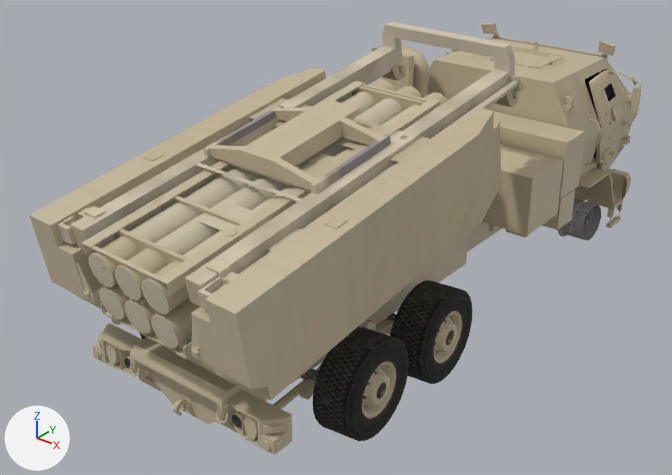
The glTF model src/models/m142-himars.glb: old version first, new version second.
The view is the same before and after, from a camera (50 mm lens) standing at (12.31, -18.28, 9.25) and looking at (-0.91, -1.75, -1.0). The lights are fixed; the arrows at lower left show +X, +Y and +Z. The picture after the commit comes second. Where no turn or scale is listed for an object, it has been applied to the vertices.

Script lines for the objects in view, before the commit:
```python
ob_bonnet_ok_material__147_0 = bpy.data.objects.new('bonnet_ok_Material #147_0', me_bonnet_ok_material__147_0)
ob_bonnet_ok_material__147_0.location = (0.0, 5.43, 2.23)
ob_chassis_material__147_0 = bpy.data.objects.new('chassis_Material #147_0', me_chassis_material__147_0)
ob_chassis_material__147_0.location = (-0.05, 0.2, -0.12)
ob_disc_low_3__________________0 = bpy.data.objects.new('Disc_low_3_����������������_0', me_disc_low_4__________________0)
ob_disc_low_3__________________0.parent = ob_disc_low_3
ob_disc_low_3__________________0.location = (3.433, 0.0, 0.132)
ob_disc_low_3__________________0.scale = (6.3, 6.3, 6.3)
ob_disc_low_4__________________0 = bpy.data.objects.new('Disc_low_4_����������������_0', me_disc_low_4__________________0)
ob_disc_low_4__________________0.parent = ob_disc_low_4
ob_disc_low_4__________________0.location = (3.433, 0.0, 0.132)
ob_disc_low_4__________________0.scale = (6.3, 6.3, 6.3)
ob_door_lf_ok_material__147_0 = bpy.data.objects.new('door_lf_ok_Material #147_0', me_door_lf_ok_material__147_0)
ob_door_lf_ok_material__147_0.location = (-2.68, 6.75, 0.43)
ob_door_rf_dam_material__147_0 = bpy.data.objects.new('door_rf_dam_Material #147_0', me_door_rf_dam_material__147_0)
ob_door_rf_dam_material__147_0.location = (2.6, 6.74, 0.43)
ob_misc_a__________________0 = bpy.data.objects.new('misc_a_����������������_0', me_misc_a__________________0)
ob_misc_a__________________0.location = (0.14, -3.95, 1.62)
ob_tire_low_5_default_0 = bpy.data.objects.new('Tire_low_5_Default_0', me_tire_low_5_default_0)
ob_tire_low_5_default_0.parent = ob_tire_low_5
ob_tire_low_5_default_0.location = (0.0, -0.0263, 0.0)
ob_tire_low_5_default_0.scale = (11.6, 11.6, 11.6)
# also in view: 'Disc2_low_2_Default_0' at (2.39, 5.56, -2.18); 'Tire_low_4_Default_0' at (2.45, -2.39, -2.18)
```
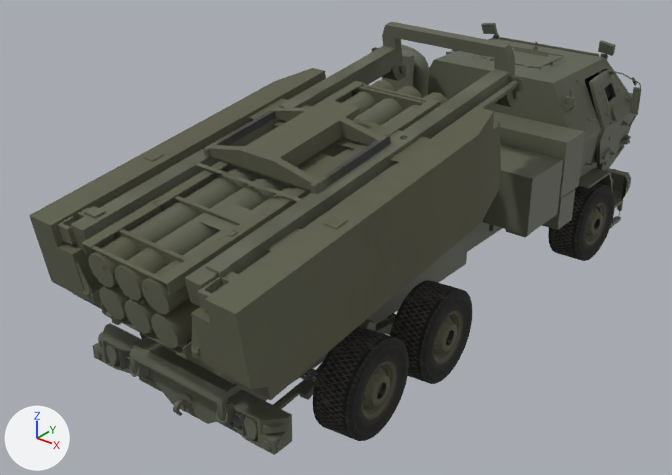
Boxes [x1, y1, x2, y2] around the edits, measured in the pictures (672 x 475 px):
```json
{"object": "misc_a_����������������_0", "change": "recoloured", "before": [29, 22, 524, 400], "after": [29, 22, 524, 400], "on screen": "darker"}
{"object": "chassis_Material #147_0", "change": "recoloured", "before": [93, 23, 635, 455], "after": [93, 23, 635, 455]}
{"object": "door_rf_dam_Material #147_0", "change": "recoloured", "before": [589, 70, 641, 170], "after": [589, 70, 641, 170], "on screen": "beige to greyish green"}
{"object": "Tire_low_3_Default_0", "change": "added", "after": [548, 183, 615, 261]}
{"object": "Disc_low_4_����������������_0", "change": "recoloured", "before": [362, 362, 396, 418], "after": [362, 362, 396, 418], "on screen": "darker"}
{"object": "Disc_low_3_����������������_0", "change": "recoloured", "before": [434, 311, 462, 363], "after": [434, 311, 462, 363], "on screen": "darker"}
{"object": "Disc_low_3_2_����������������_0", "change": "added", "after": [585, 203, 606, 244]}
{"object": "bonnet_ok_Material #147_0", "change": "recoloured", "before": [482, 51, 556, 68], "after": [482, 51, 556, 68], "on screen": "beige to greyish green"}
{"object": "door_lf_ok_Material #147_0", "change": "recoloured", "before": [446, 49, 458, 55], "after": [446, 49, 458, 55]}
```

Edits to the scene script, one JSON object a line:
```json
{"op": "add", "block": "mat_material_3", "code": "n3 = _N.new('ShaderNodeMix'); n3.name = 'Mix'"}
{"op": "add", "block": "mat_material_3", "code": "n3.data_type = 'RGBA'"}
{"op": "add", "block": "mat_material_3", "code": "n3.blend_type = 'MULTIPLY'"}
{"op": "add", "block": "mat_material_3", "code": "n3.inputs[0].default_value = 1.0  # 'Factor'"}
{"op": "add", "block": "mat_material_3", "code": "n3.inputs[7].default_value = (0.199, 0.237, 0.218, 1.0)  # 'B', grey #7b8681"}
{"block": "mat_material_3", "where": "n2 = _N.new('ShaderNodeTexImage'); n2.name = 'Image Texture'"}
{"block": "mat_material_3", "where": "n0 = _N.new('ShaderNodeBsdfPrincipled'); n0.name = 'Principled BSDF'"}
{"op": "remove", "block": "mat_material_3", "code": "_L.new(n2.outputs[0], n0.inputs[0])  # 'Color' to 'Base Color'"}
{"op": "add", "block": "mat_material_3", "code": "_L.new(n3.outputs[2], n0.inputs[0])  # 'Result' to 'Base Color'"}
{"op": "add", "block": "mat_material_3", "code": "_L.new(n2.outputs[0], n3.inputs[6])  # 'Color' to 'A'"}
{"op": "set", "path": "mat_material_147.base_color", "old": "(0.539, 0.456, 0.309)", "new": "(0.106, 0.114, 0.0781)", "note": "beige #c2b497 -> greyish green #5c5f4f"}
{"op": "add", "block": "ob_disc_low_3_2__________________0", "code": ["ob_disc_low_3_2__________________0 = bpy.data.objects.new('Disc_low_3_2_����������������_0', me_disc_low_4__________________0)", "ob_disc_low_3_2__________________0.parent = ob_disc_low_3_2", "ob_disc_low_3_2__________________0.location = (3.433, 0.0, 0.132)", "ob_disc_low_3_2__________________0.scale = (6.3, 6.3, 6.3)"]}
{"op": "add", "block": "ob_disc_low_3_2", "code": ["ob_disc_low_3_2 = bpy.data.objects.new('Disc_low_3_2', None)", "ob_disc_low_3_2.parent = ob_wheel_low_copy_2", "ob_disc_low_3_2.location = (0.0, 0.0, 0.0)", "ob_disc_low_3_2.rotation_euler = (-1.571, 0.0, 0.0873)  # degrees (-90, 0, 5)", "ob_disc_low_3_2.scale = (100.0, 100.0, 100.0)"]}
{"op": "add", "block": "ob_wheel_low_copy_2", "code": ["ob_wheel_low_copy_2 = bpy.data.objects.new('Wheel_low_Copy_2', None)", "ob_wheel_low_copy_2.parent = ob_turntable_1", "ob_wheel_low_copy_2.location = (0.0, 0.0, 489.9)"]}
{"op": "add", "block": "ob_turntable_1", "code": ["ob_turntable_1 = bpy.data.objects.new('Turntable_1', None)", "ob_turntable_1.parent = ob_rootnode", "ob_turntable_1.location = (2446.0, 5566.0, -2673.0)", "ob_turntable_1.rotation_euler = (0.0, 0.0, -0.105)  # degrees (0, 0, -6)"]}
{"op": "add", "block": "ob_tire_low_3_default_0", "code": ["ob_tire_low_3_default_0 = bpy.data.objects.new('Tire_low_3_Default_0', me_tire_low_5_default_0)", "ob_tire_low_3_default_0.parent = ob_tire_low_3", "ob_tire_low_3_default_0.location = (0.0, -0.0263, 0.0)", "ob_tire_low_3_default_0.scale = (11.6, 11.6, 11.6)"]}
{"op": "add", "block": "ob_tire_low_3", "code": ["ob_tire_low_3 = bpy.data.objects.new('Tire_low_3', None)", "ob_tire_low_3.parent = ob_wheel_low_copy_2", "ob_tire_low_3.location = (0.0, 0.0, 0.0)", "ob_tire_low_3.rotation_euler = (-1.571, 0.0, 0.0873)  # degrees (-90, 0, 5)", "ob_tire_low_3.scale = (100.0, 100.0, 100.0)"]}
```
